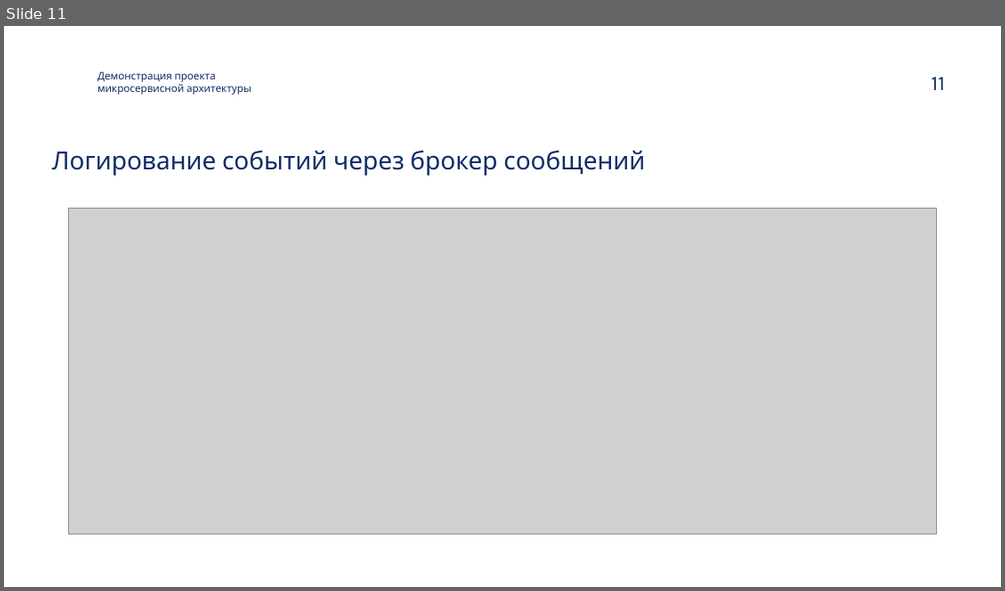
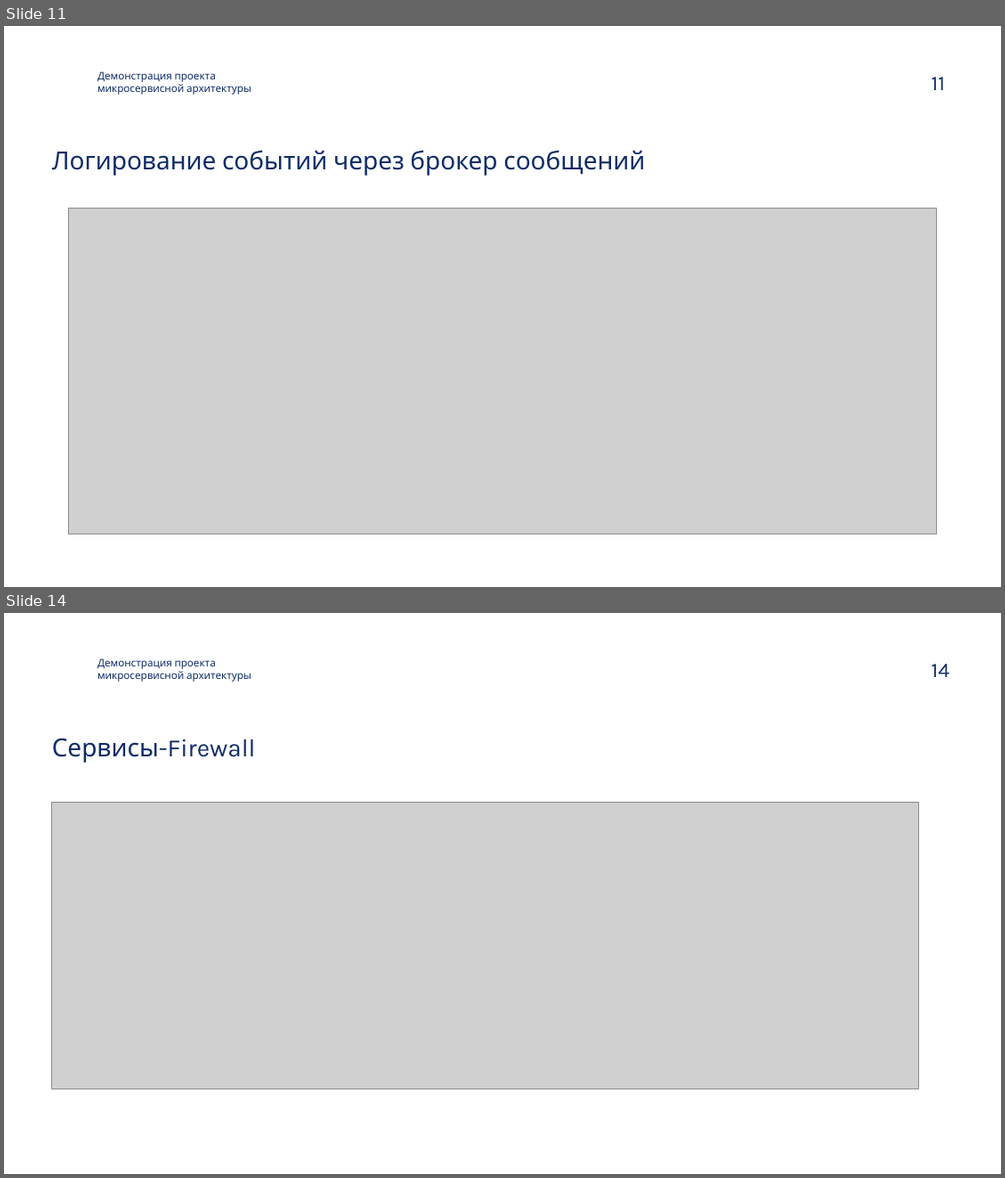
Before and after one commit to DimasBird/Docker-Shop-Microservice, a slide deck: Демонстрация проекта.pptx. Shown one above the other, each under a label of ours: slide 11 before the commit, slides 11 and 14 after it; the slides between them are not shown. The pictures are 1005x591 and 1005x1178 pixels, drawn with LibreOffice and Linux fonts; fonts in the diff are those of the drawing; grey boxes stand for pictures; background and template pictures are left out. Boxes give left, top, right and bottom in pixels: in the first picture for what was removed or moved away, otherwise in the second. Text is boxed around its words. In the diff, an @@ line names an element or a change of style, - is before the commit and + after.

```diff
--- a/Демонстрация проекта.pptx
+++ b/Демонстрация проекта.pptx
@@ slide 14 added at (4,613,1001,1174), background #FFFFFF; not listed: 1 template element that a slide beside it also shows @@
@@ text added at (97,658,251,682), 10 pt, text #0F2C68 @@
+Демонстрация проекта микросервисной архитектуры
@@ title added at (52,738,256,763), 24 pt, text #0F2C68 @@
+Сервисы-Firewall
@@ picture added at (52,802,919,1088) @@
```
Also in this commit, not shown: 2 slides changed, 12 other slides added, 16 other files.
